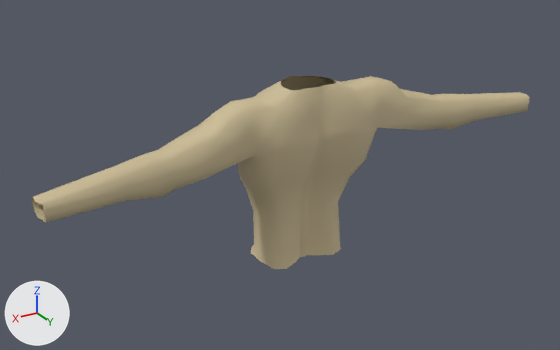
The FBX model Assets/Models/full-sleeves.fbx: old version first, new version second.
One viewpoint serves both versions: a camera (50 mm lens) standing at (1.253, 2.03, 2.476) and looking at (0.05, 0.026, 1.473). The lights are fixed; the arrows at lower left show +X, +Y and +Z. Where no turn or scale is listed for an object, it has been applied to the vertices.

Names of what the first picture shows: 'Human.001'.
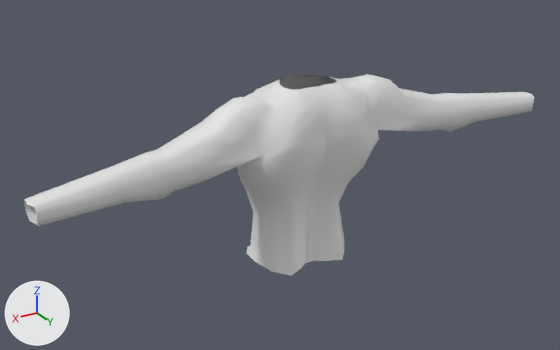
What changed in the scene script:
```text
Change me_human_002:
    used by ob_human_001; location = (0.0, 0.0, 0.0)
    remove me_human_002.from_pydata(...)  # 310 vertices, 284 faces; spans x -0.87..0.87, y -0.14..0.23, z 1.19..1.8
    remove me_human_002.materials.append(mat_material_006)  # beige #cdbd97
    add me_human_002.from_pydata(...)  # 310 vertices, 284 faces; spans x -0.89..0.89, y -0.14..0.23, z 1.19..1.8
    me_human_002 part 1: 169 of 310 vertices moved; they spanned x -0.36..0.36, y -0.1..0.2, z 1.19..1.8 and now span x -0.35..0.35, y -0.11..0.23, z 1.19..1.8; mean shift (0.0, 0.02, 0.0); largest move (0.09, 0.14, 1.19) -> (0.1, 0.18, 1.19)
    me_human_002 part 2: all 16 vertices in x 0.62..0.87, y 0.09..0.23, z 1.59..1.68 are moved by (0.01, 0.0, 0.0)
    me_human_002 part 3: all 16 vertices in x -0.87..-0.62, y 0.09..0.23, z 1.59..1.68 are moved by (-0.01, 0.0, 0.0)
```

Pixel boxes [x1, y1, x2, y2] of what changed, in the pictures (560 x 350 px; the box of a moved part takes in the faces that stretch with it):
'Human.001', recoloured, reshaped (beige to white)
    before: [32, 76, 530, 269]
    after: [24, 74, 534, 276]
part 1 of me_human_002, moved or reshaped
    before: [184, 76, 424, 269]
    after: [184, 74, 423, 276]
part 2 of me_human_002, moved or reshaped
    before: [32, 154, 163, 222]
    after: [24, 154, 163, 226]
part 3 of me_human_002, moved or reshaped
    before: [450, 92, 530, 130]
    after: [449, 92, 534, 131]
